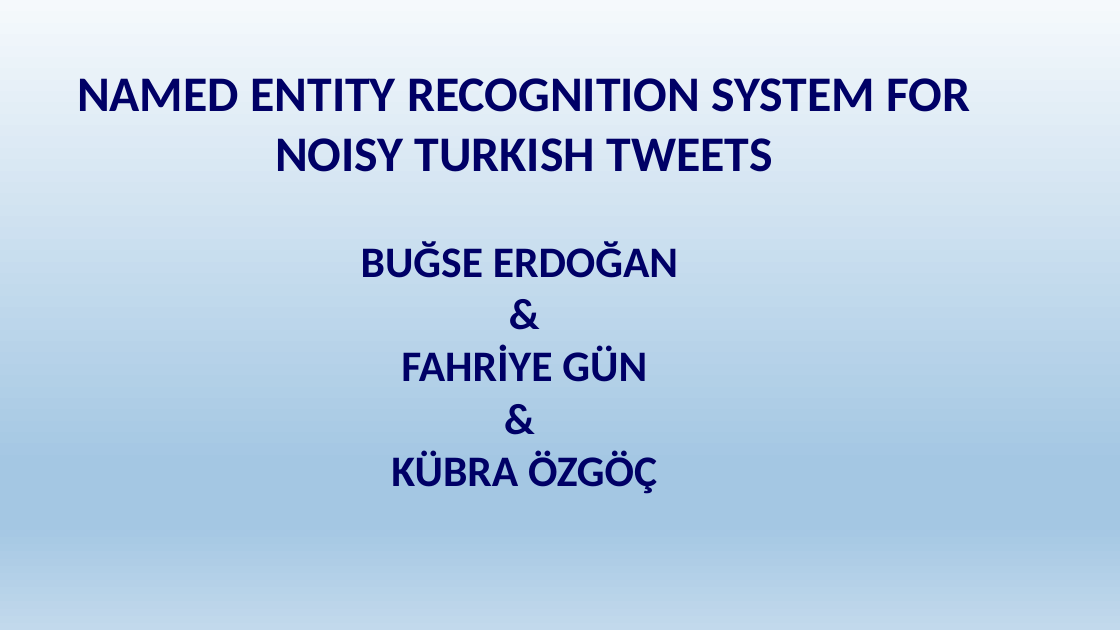
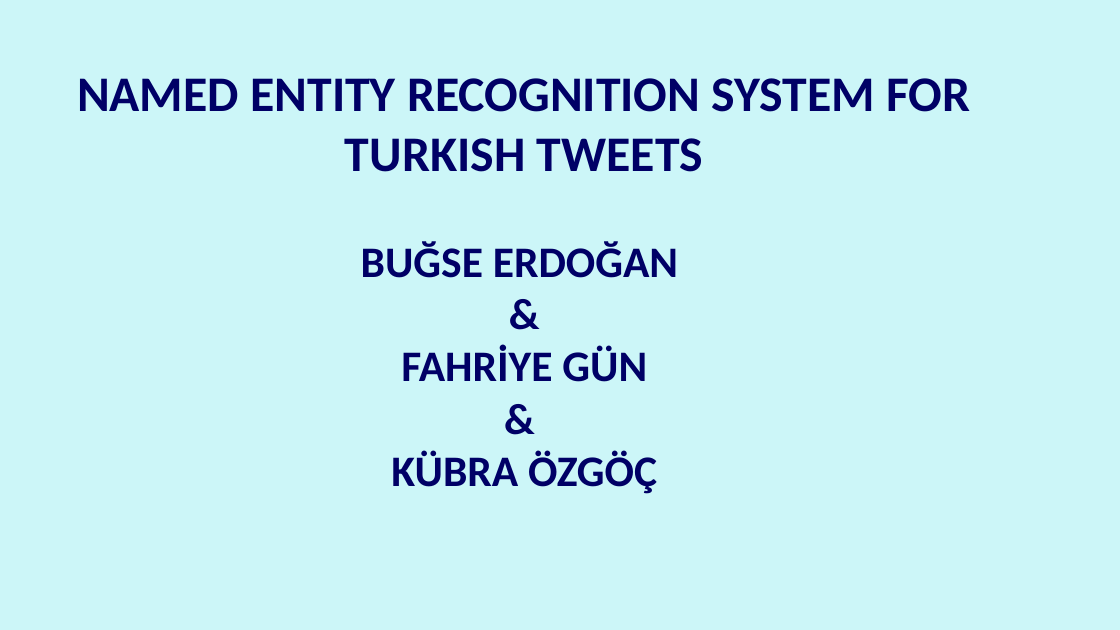
Before and after one commit to bugseerdogan/CSE4095S17_Group3, a slide deck: slide 1 of CSE4095S17_Group3.pptx. Drawn at 1120x630 pixels with LibreOffice and Linux fonts; fonts in the diff are those of the drawing. Boxes give left, top, right and bottom in pixels: in the first picture for what was removed or moved away, otherwise in the second. Text is boxed around its words. In the diff, an @@ line names an element or a change of style, - is before the commit and + after.

```diff
--- a/CSE4095S17_Group3.pptx
+++ b/CSE4095S17_Group3.pptx
@@ background gradient #F5F9FC to #A4C7E3 to #C2D9EC to #CCF6F8 @@
@@ title at (x1=77, y1=78, x2=970, y2=494): text changed @@
-NAMED ENTITY RECOGNITION SYSTEM FOR NOISY TURKISH TWEETS
-BUĞSE ERDOĞAN
-&
-FAHRİYE GÜN
-&
-KÜBRA ÖZGÖÇ
+NAMED ENTITY RECOGNITION SYSTEM FOR TURKISH TWEETS
+BUĞSE ERDOĞAN
+&
+FAHRİYE GÜN
+&
+KÜBRA ÖZGÖÇ
```
Also in this commit, not shown: 7 other slides changed, 12 slides added, 3 slides removed.
